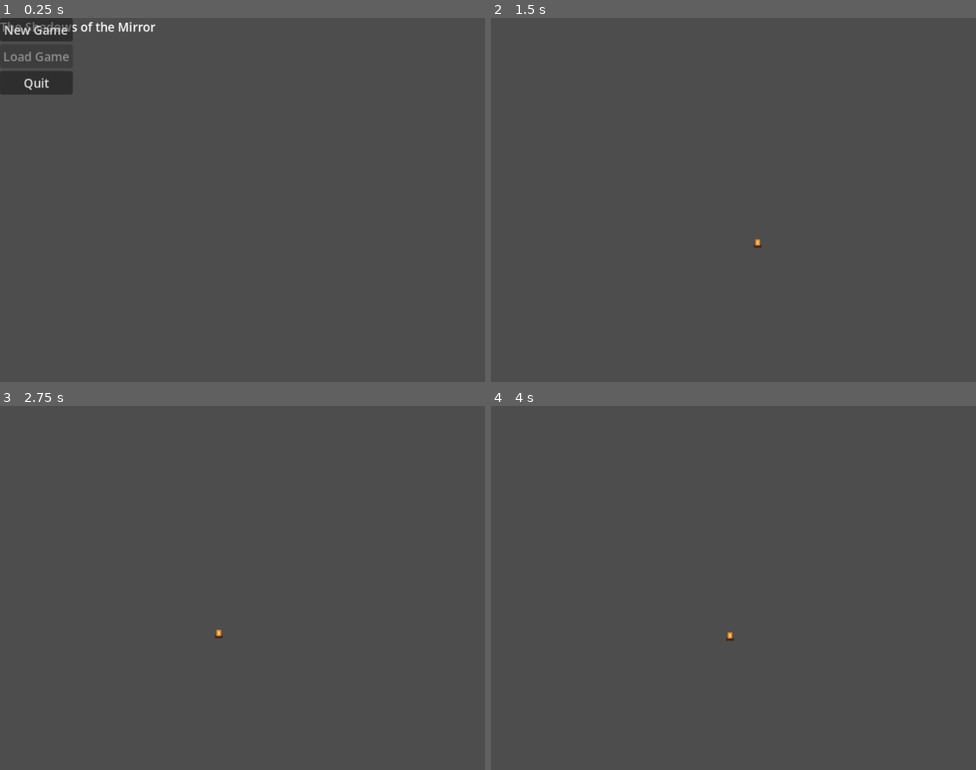
Above: before the commit, frames 1-4 (two rows, left to right).
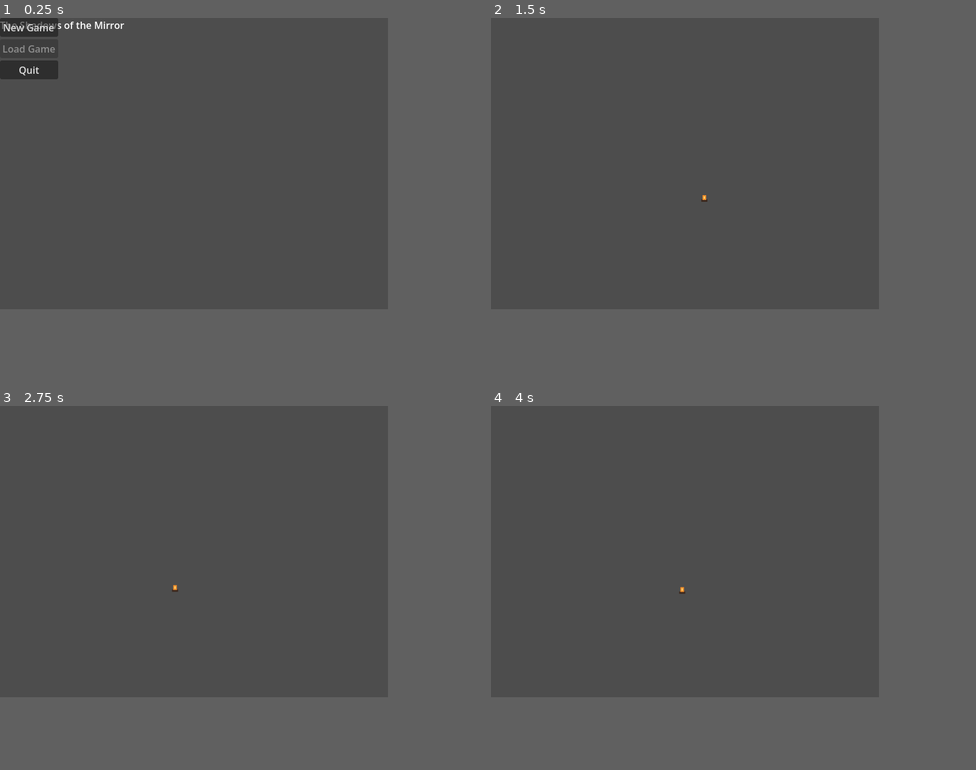
Above: after the commit, the same moments.

Repository: jjmcnerney/the-shadows-of-the-mirror
Game: Godot game, scene res://scenes/main/main_menu.tscn
Two runs of this game, one before a commit and one after it. Both use one fixed random seed, a clock stepped at 60 frames per second and the inputs below.
Inputs:
- Up to frame 1 (0.25 s): no input
- Up to frame 2 (1.5 s): click "New Game" at 0.5 s; tap Enter at 1.25 s; hold D (move_right) from 1.28 s (still down); hold J (attack) from 1.28 s (still down)
- Up to frame 3 (2.75 s): keep holding D (move_right); tap W (move_up) at 1.52, 2.27 s; tap Space (interact) at 2 s; release J (attack) at 2.03 s; tap K (bow) at 2.1 s
- Up to frame 4 (4 s): tap Enter at 2.75 s; release D (move_right) at 2.78 s; hold A (move_left) 2.78-3.53 s; hold Space (interact) 2.78-3.53 s; hold D (move_right) from 3.53 s (still down); tap L (item) at 3.6 s; tap W (move_up) at 3.77 s
In our replay, the window is 800x600 before the commit and 640x480 after it. These sizes can differ from the game's own. Grey fills any space a smaller window leaves; there, only what the larger window draws over its background counts as a difference.

The runs differ from the first frame. In frame 1, 1.8% of the frame differs, in the area x 0-33%, y 0-21%; in frame 2, less than 0.1%; in frame 3, less than 0.1%; in frame 4, less than 0.1%.

Commit message:
Fix duplicate viewport_width key in project.godot + re-export

Diff:
--- a/project.godot
+++ b/project.godot
@@ -16,8 +16,6 @@
 
 [display]
 
-window/size/viewport_width=256
-window/size/viewport_height=224
 window/size/mode=1
 window/size/viewport_width=640
 window/size/viewport_height=480
